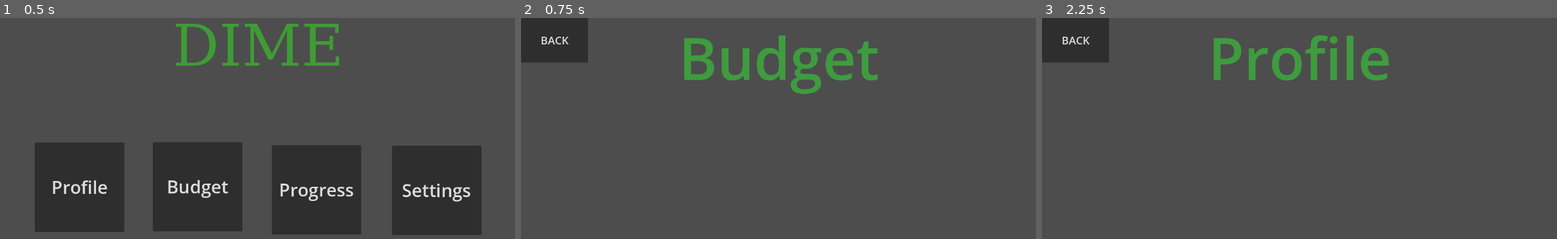
Above: before the commit, frames 1-3 (left to right).
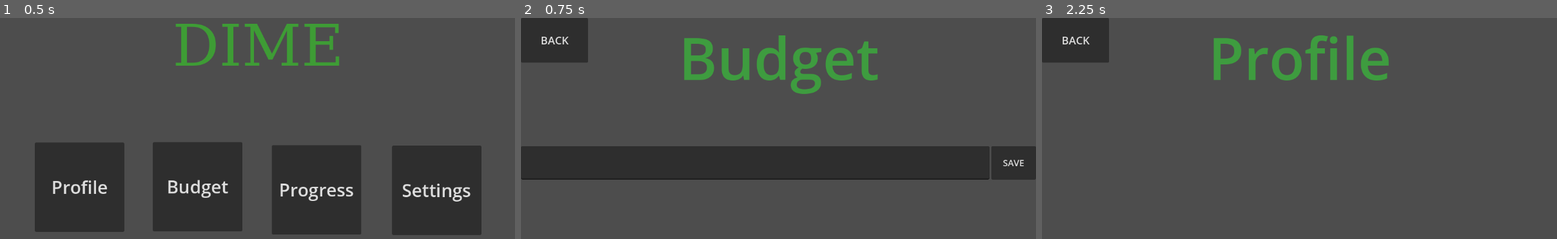
Above: after the commit, the same moments.

Repository: joelmathew27/project_dime
Game: Godot game, scene res://main.tscn
The game is run twice, just before and just after one commit, with the same random seed, the same clock (stepped at 60 frames per second) and the same inputs.
Inputs:
- Up to frame 1 (0.5 s): no input
- Up to frame 2 (0.75 s): click "Budget" at 0.5 s
- Up to frame 3 (2.25 s): click "BACK" at 1.25 s; click "Profile" at 2 s

Frame 1 is identical in both runs. In frame 2, 15% of the frame differs, in the area x 0-100%, y 58-74%; in frame 3, nothing differs.

Commit message:
progress on saving

Diff:
--- /dev/null
+++ b/tamuhack_gd_app/budget.gd
@@ -0,0 +1,34 @@
+extends Control
+
+var savepath = "res://input_text.save"
+
+func _on_back_button_pressed() -> void:
+	get_tree().change_scene_to_file("res://main.tscn")
+
+# Define the variable to store the text
+var input_text = ""
+var saved_text = ""
+
+# This function will be called whenever the text in the LineEdit changes
+func _on_line_edit_text_changed(new_text):
+	input_text = new_text
+	print("The text is now: ", input_text)
+
+func _on_save_button_pressed() -> void:
+	save()
+	load_save()
+	var label = $VBoxContainer/SavedTextSavedText;
+	label.text = saved_text
+
+
+
+func save():
+	var file = FileAccess.open(savepath, FileAccess.WRITE)
+	file.store_var(input_text)
+
+func load_save():
+	if FileAccess.file_exists(savepath):
+		var file = FileAccess.open(savepath, FileAccess.READ)
+		saved_text = file.get_var()
+	else:
+		saved_text = ""
--- a/tamuhack_gd_app/budget.tscn
+++ b/tamuhack_gd_app/budget.tscn
@@ -1,6 +1,6 @@
 [gd_scene load_steps=2 format=3 uid="uid://bo08itw2jnqb"]
 
-[ext_resource type="Script" path="res://profile.gd" id="1_mmakw"]
+[ext_resource type="Script" path="res://budget.gd" id="1_hklj7"]
 
 [node name="Budget" type="Control"]
 layout_mode = 3
@@ -9,7 +9,7 @@
 anchor_bottom = 1.0
 grow_horizontal = 2
 grow_vertical = 2
-script = ExtResource("1_mmakw")
+script = ExtResource("1_hklj7")
 
 [node name="Title" type="Label" parent="."]
 layout_mode = 1
@@ -37,4 +37,32 @@
 theme_override_font_sizes/font_size = 24
 text = "BACK"
 
+[node name="VBoxContainer" type="VBoxContainer" parent="."]
+layout_mode = 2
+offset_top = 286.5
+offset_right = 1152.0
+offset_bottom = 361.5
+size_flags_horizontal = 3
+
+[node name="HBoxContainer" type="HBoxContainer" parent="VBoxContainer"]
+custom_minimum_size = Vector2(0, 75)
+layout_mode = 2
+
+[node name="LineEdit" type="LineEdit" parent="VBoxContainer/HBoxContainer"]
+layout_mode = 2
+size_flags_horizontal = 3
+
+[node name="SaveButton" type="Button" parent="VBoxContainer/HBoxContainer"]
+custom_minimum_size = Vector2(100, 0)
+layout_mode = 2
+theme_override_font_sizes/font_size = 20
+text = "SAVE"
+
+[node name="SavedText" type="Label" parent="VBoxContainer"]
+layout_mode = 2
+theme_override_font_sizes/font_size = 40
+
 [connection signal="pressed" from="BackButton" to="." method="_on_button_pressed"]
+[connection signal="pressed" from="BackButton" to="." method="_on_back_button_pressed"]
+[connection signal="text_changed" from="VBoxContainer/HBoxContainer/LineEdit" to="." method="_on_line_edit_text_changed"]
+[connection signal="pressed" from="VBoxContainer/HBoxContainer/SaveButton" to="." method="_on_save_button_pressed"]
Not shown, added: tamuhack_gd_app/input_text.save
